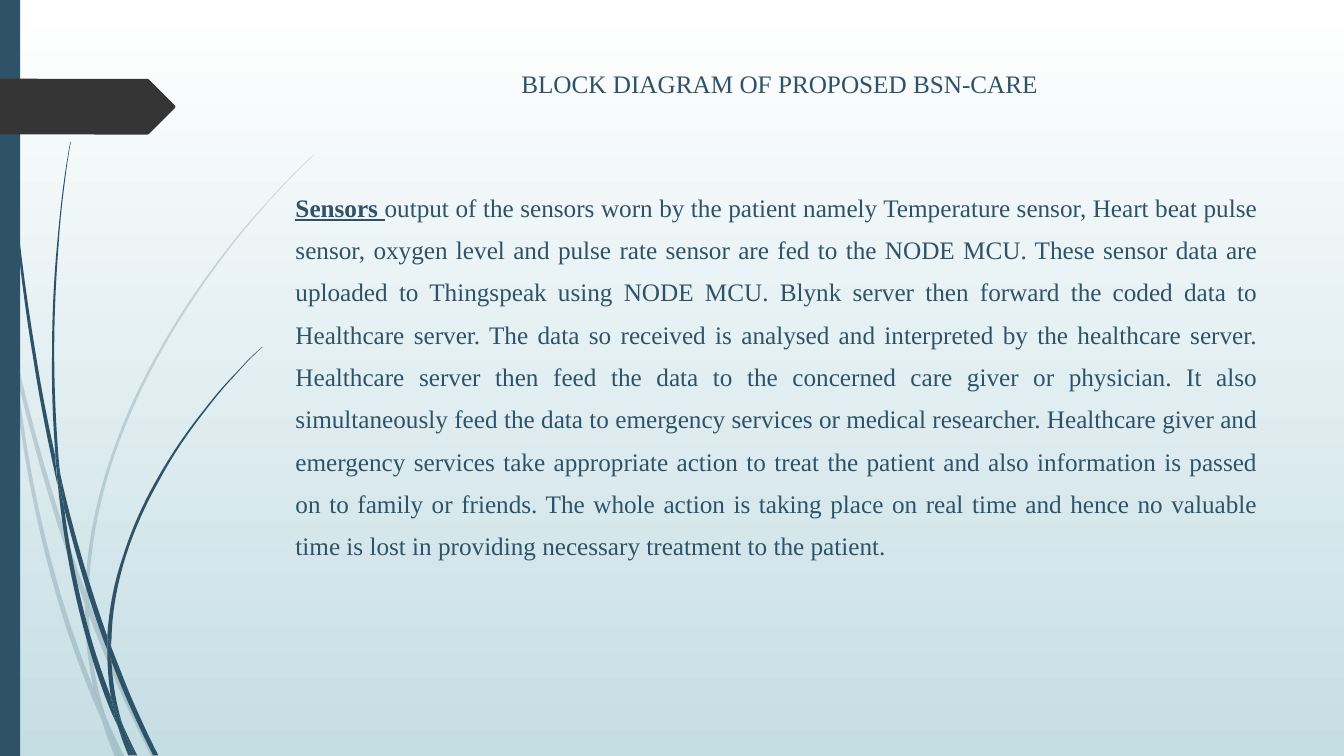
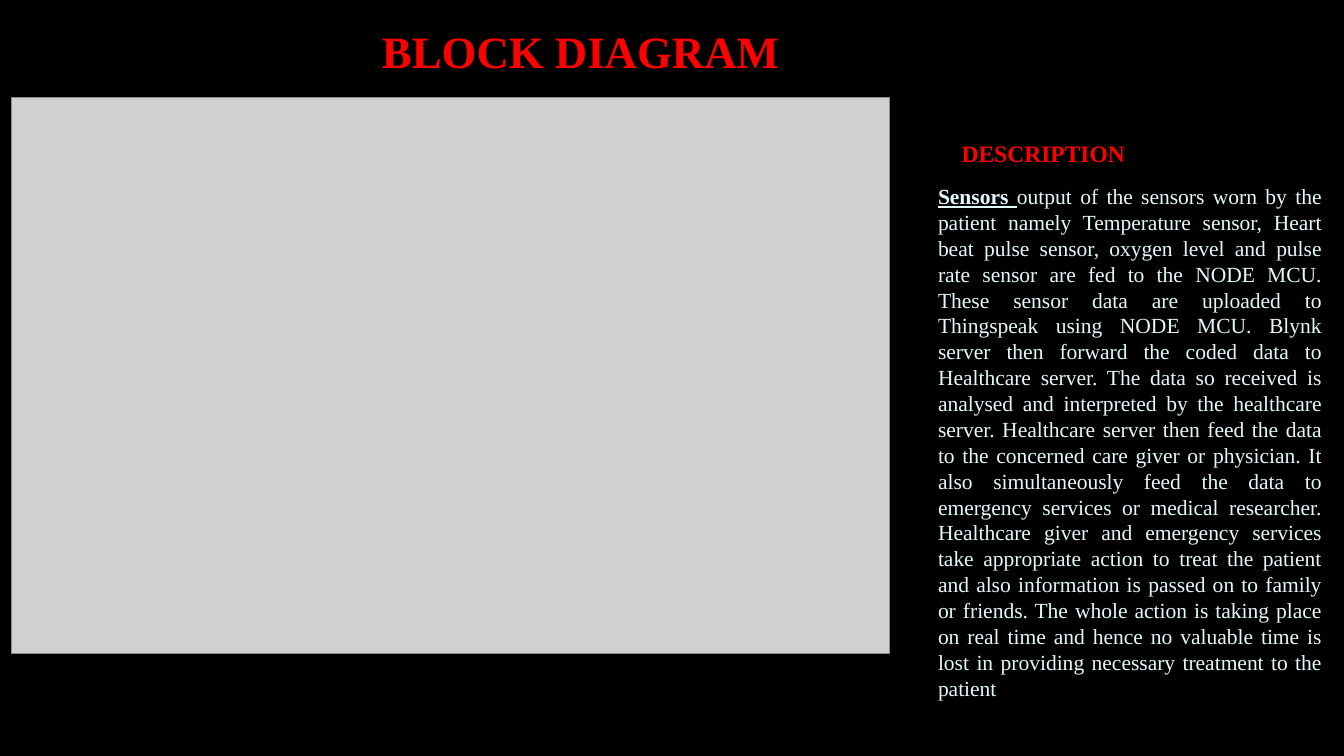
Before and after one commit to Lekshmisr95/body-sensor-network, a slide deck: slide 12 of PPT.pptx (slide 18 before the commit). Drawn at 1344x756 pixels with LibreOffice and Linux fonts; fonts in the diff are those of the drawing; grey boxes stand for pictures; background and template pictures are left out. Boxes give left, top, right and bottom in pixels: in the first picture for what was removed or moved away, otherwise in the second. Text is boxed around its words. In the diff, an @@ line names an element or a change of style, - is before the commit and + after.

```diff
--- a/PPT.pptx
+++ b/PPT.pptx
@@ background gradient #FFFFFF to #C5DEE5 to picture (left out) @@
@@ rectangle removed at (x1=0, y1=0, x2=20, y2=756) @@
@@ title added at (x1=382, y1=38, x2=779, y2=69), 32 pt, text #FF0000, bold @@
+BLOCK DIAGRAM
@@ freeform shape removed at (x1=0, y1=79, x2=175, y2=134) @@
@@ picture added at (x1=12, y1=98, x2=889, y2=654) @@
@@ subtitle at (x1=938, y1=146, x2=1322, y2=675): text changed; size 18 to 15.4 pt; text colour #2E5369 to #E4F9F9 @@
-BLOCK DIAGRAM OF PROPOSED BSN-CARE
-Sensors output of the sensors worn by the patient namely Temperature sensor, Heart beat pulse sensor, oxygen level and pulse rate sensor are fed to the NODE MCU. These sensor data are uploaded to Thingspeak using NODE MCU. Blynk server then forward the coded data to Healthcare server. The data so received is analysed and interpreted by the healthcare server. Healthcare server then feed the data to the concerned care giver or physician. It also simultaneously feed the data to emergency services or medical researcher. Healthcare giver and emergency services take appropriate action to treat the patient and also information is passed on to family or friends. The whole action is taking place on real time and hence no valuable time is lost in providing necessary treatment to the patient.
+DESCRIPTION
+Sensors output of the sensors worn by the patient namely Temperature sensor, Heart beat pulse sensor, oxygen level and pulse rate sensor are fed to the NODE MCU. These sensor data are uploaded to Thingspeak using NODE MCU. Blynk server then forward the coded data to Healthcare server. The data so received is analysed and interpreted by the healthcare server. Healthcare server then feed the data to the concerned care giver or physician. It also simultaneously feed the data to emergency services or medical researcher. Healthcare giver and emergency services take appropriate action to treat the patient and also information is passed on to family or friends. The whole action is taking place on real time and hence no valuable time is lost in providing necessary treatment to the patient
@@ group removed at (x1=0, y1=154, x2=315, y2=756): 10 freeform shapes @@
@@ group removed at (x1=3, y1=0, x2=262, y2=756): 12 freeform shapes @@
```
Also in this commit, not shown: 13 other slides changed, 4 slides added, 9 slides removed, 4 other files.
